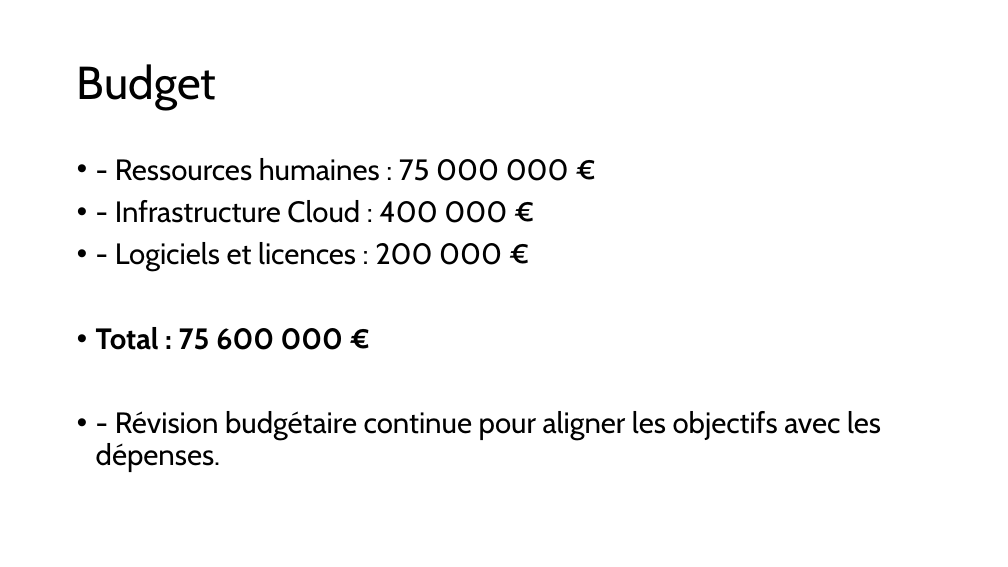
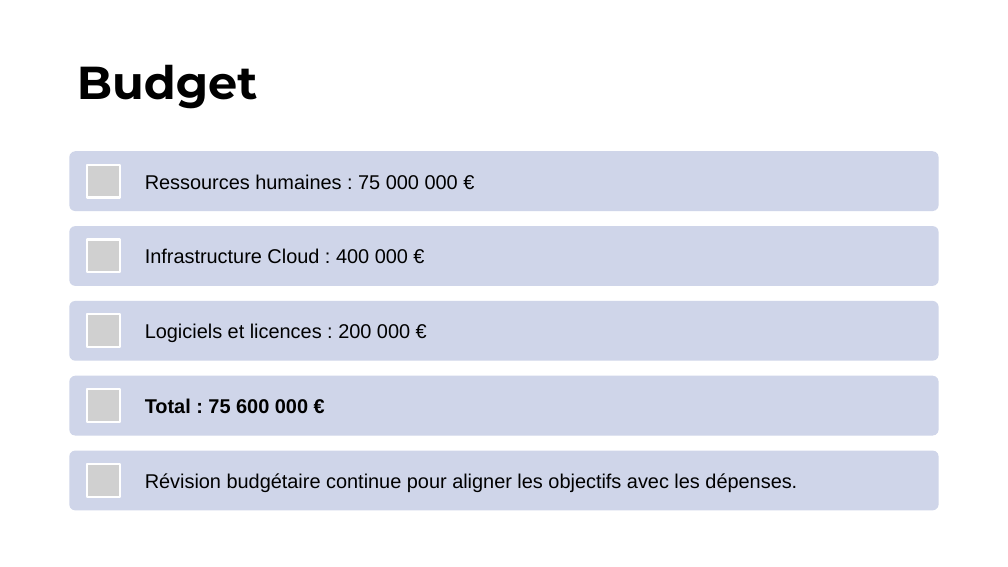
Before and after one commit to obenmaha/Download, a slide deck: slide 16 of Trame cahier des charges.pptx (slide 9 before the commit). Drawn at 1008x567 pixels with LibreOffice and Linux fonts; fonts in the diff are those of the drawing; grey boxes stand for pictures. Boxes give left, top, right and bottom in pixels: in the first picture for what was removed or moved away, otherwise in the second. Text is boxed around its words. In the diff, an @@ line names an element or a change of style, - is before the commit and + after.

Commit message:
UPDATE RH RESSOURCES

```diff
--- a/Trame cahier des charges.pptx
+++ b/Trame cahier des charges.pptx
@@ title "Budget" at (77, 64, 258, 109): font Cabin to Montserrat, bold on @@
@@ text removed at (96, 158, 881, 472) @@
-• - Ressources humaines : 75 000 000 €
-• - Infrastructure Cloud : 400 000 €
-• - Logiciels et licences : 200 000 €
-• Total : 75 600 000 €
-• - Révision budgétaire continue pour aligner les objectifs avec les dépenses.
@@ group added at (70, 151, 939, 510): 5 rounded rectangles, 5 pictures, 5 texts @@
+Ressources humaines : 75 000 000 €
+Infrastructure Cloud : 400 000 €
+Logiciels et licences : 200 000 €
+Total : 75 600 000 €
+Révision budgétaire continue pour aligner les objectifs avec les dépenses.
```
Also in this commit, not shown: 6 other slides changed, 9 slides added, 2 slides removed, 1 other file.
